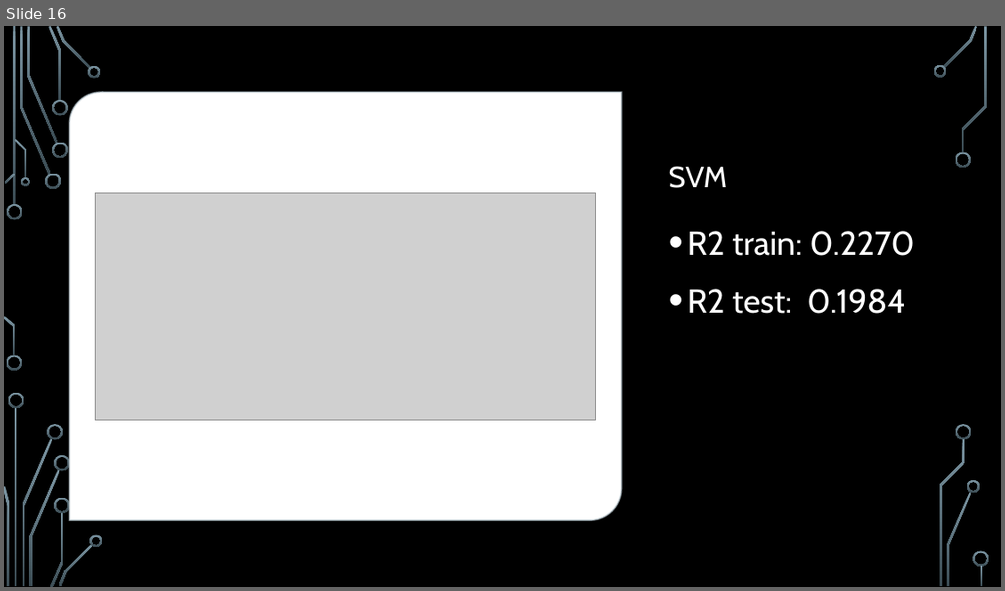
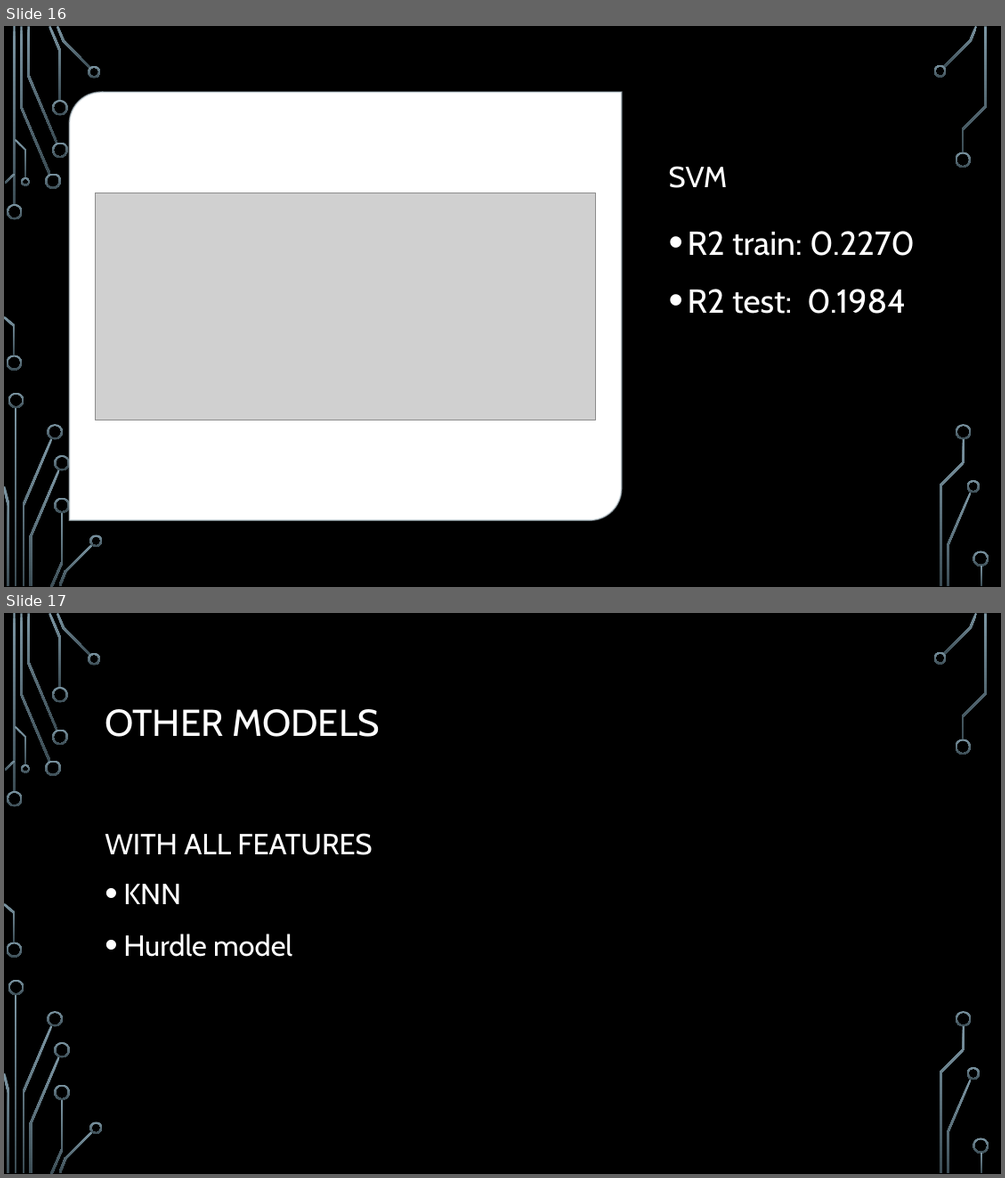
Before and after one commit to bugraefendi/ML-Grades, a slide deck: UpdateMachine Learning I Short Project.pptx. Shown one above the other, each under a label of ours: slide 16 before the commit, slides 16 and 17 after it. The pictures are 1005x591 and 1005x1178 pixels, drawn with LibreOffice and Linux fonts; fonts in the diff are those of the drawing; grey boxes stand for pictures; background and template pictures are left out. Boxes give left, top, right and bottom in pixels: in the first picture for what was removed or moved away, otherwise in the second. Text is boxed around its words. In the diff, an @@ line names an element or a change of style, - is before the commit and + after.

```diff
--- a/UpdateMachine Learning I Short Project.pptx
+++ b/UpdateMachine Learning I Short Project.pptx
@@ slide 17 added at [4, 613, 1001, 1174], background picture (left out); not listed: 36 template elements that a slide beside it also shows @@
@@ title added at [105, 709, 380, 737], 36 pt, text #FFFFFF @@
+OTHER MODELS
@@ text added at [105, 833, 372, 855], 28 pt, text #FFFFFF @@
+WITH ALL FEATURES
@@ text added at [123, 884, 292, 957], 28 pt, text #FFFFFF @@
+• KNN
+• Hurdle model
```
Also in this commit, not shown: 9 slides changed, 5 other slides added, 5 slides removed, 1 other file.
